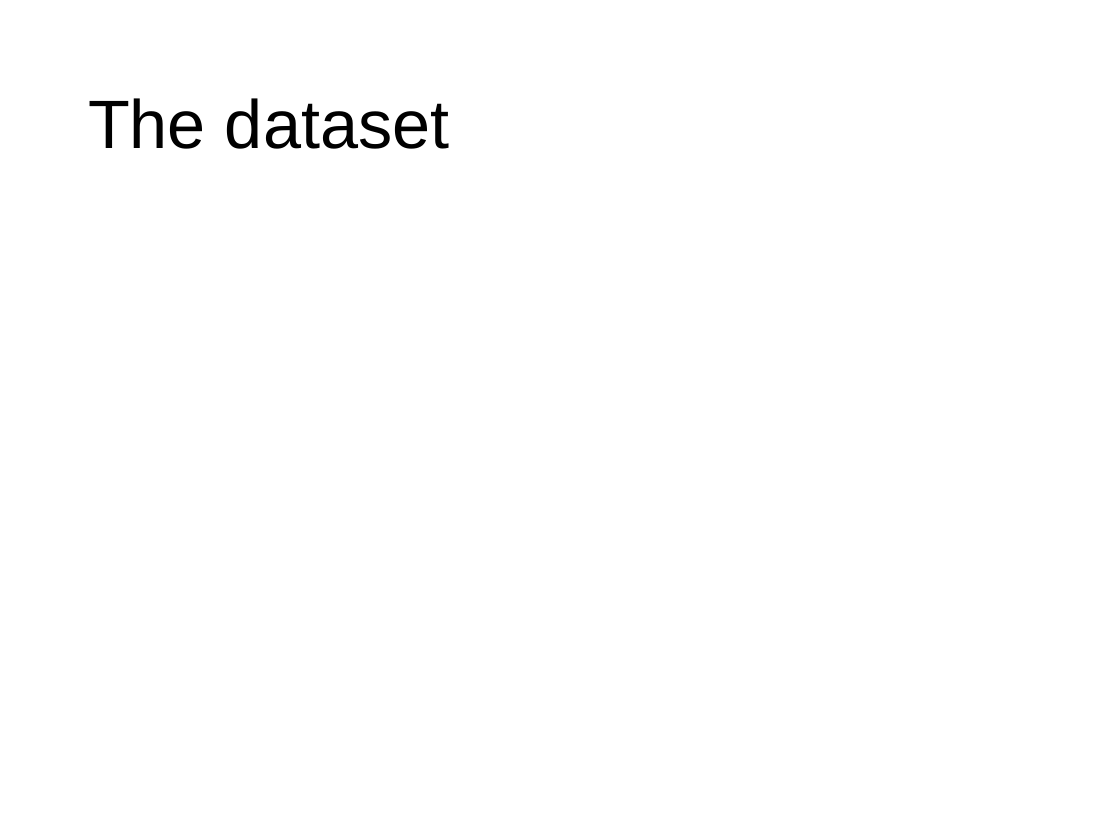
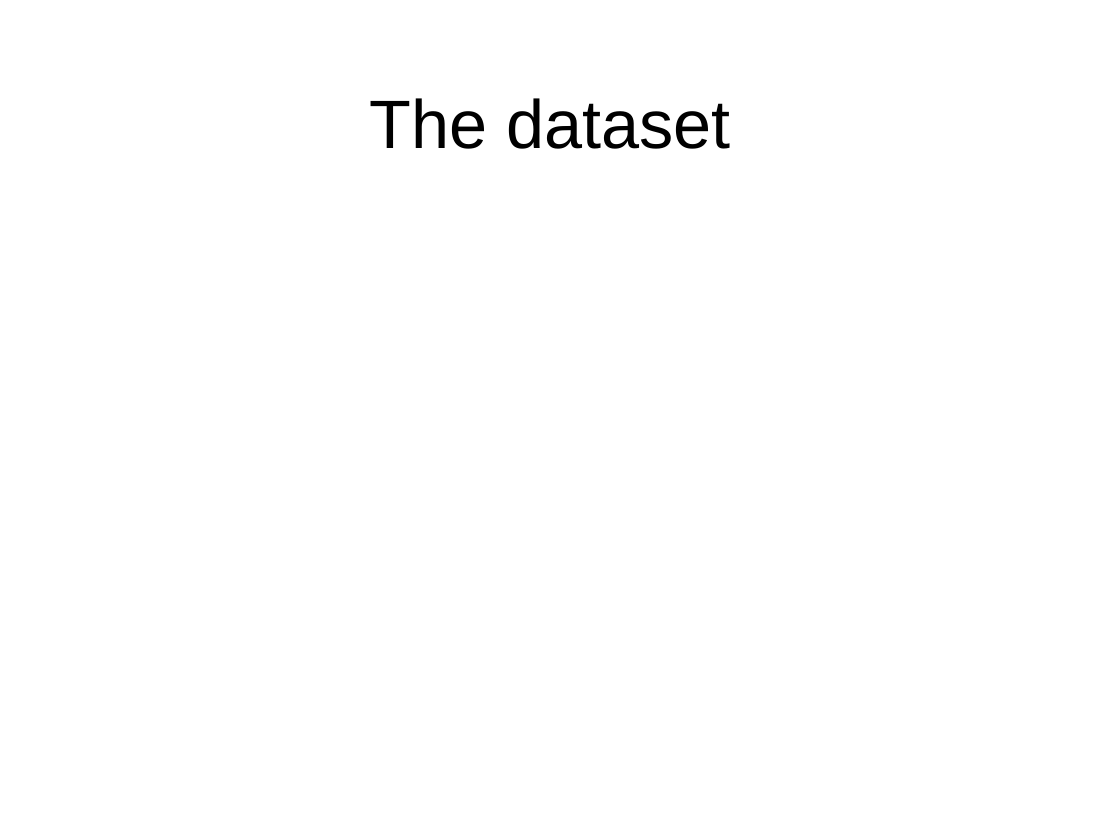
Before and after one commit to PRodriguez19/Intro-to-rnaseq, a slide deck: slide 18 of lectures/Lecture9-MMG232.pptx. Drawn at 1120x840 pixels with LibreOffice and Linux fonts; fonts in the diff are those of the drawing. Boxes give left, top, right and bottom in pixels: in the first picture for what was removed or moved away, otherwise in the second. Text is boxed around its words. In the diff, an @@ line names an element or a change of style, - is before the commit and + after.

```diff
--- a/lectures/Lecture9-MMG232.pptx
+++ b/lectures/Lecture9-MMG232.pptx
@@ title "The dataset" at box(370, 98, 730, 149): alignment left to centre @@
```
Also in this commit, not shown: 4 slides added, 1 slide removed, 2 other files.
